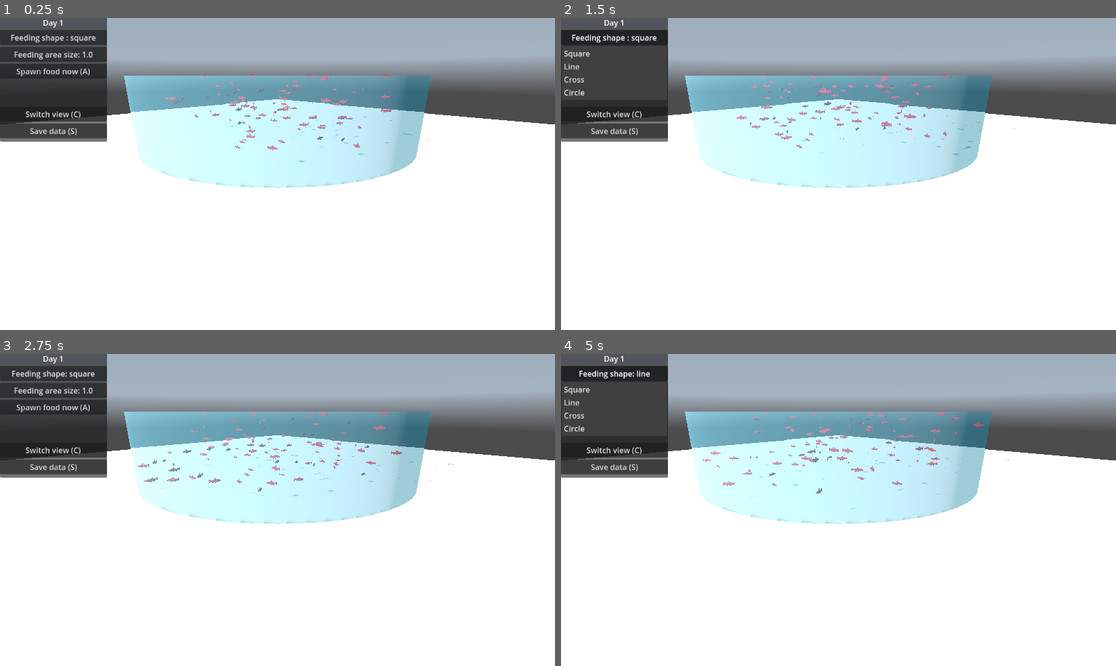
Above: before the commit, frames 1-4 (two rows, left to right).
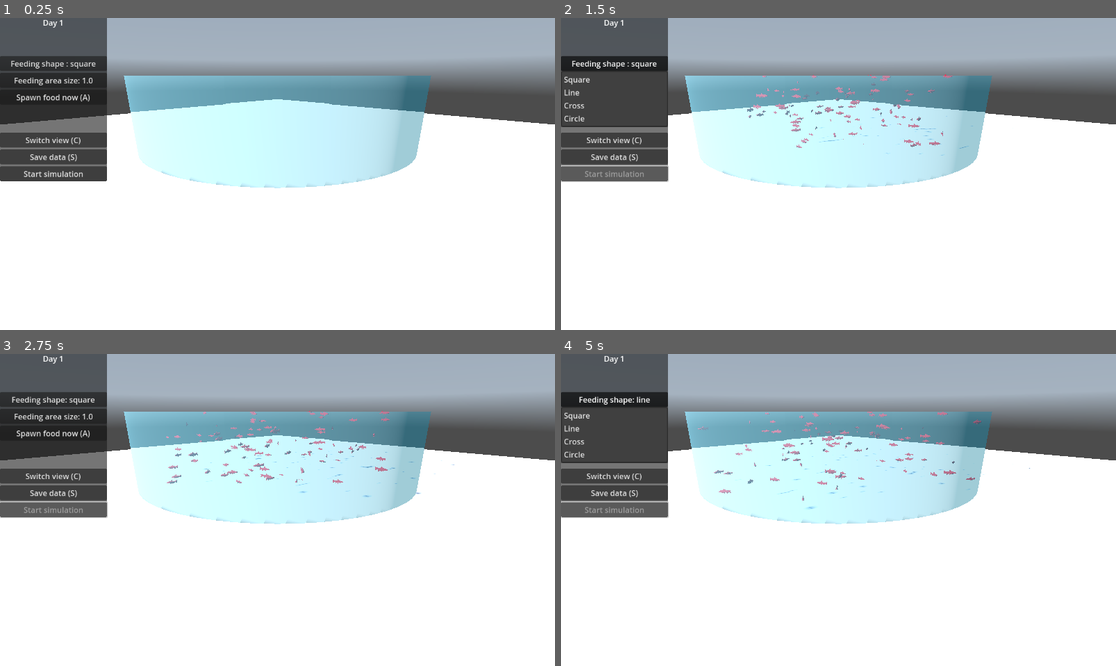
Above: after the commit, the same moments.

Repository: elegaanz/collective-behavior
Game: Godot game, scene res://Main.tscn
The game is run twice, just before and just after one commit, with the same random seed, the same clock (stepped at 60 frames per second) and the same inputs. A sky picture missing from this copy of the repository is replaced by a grey-blue gradient.
Inputs (mouse positions are in pixels of both pictures, inside the frame that each line leads up to):
- Up to frame 1 (0.25 s): no input
- Up to frame 2 (1.5 s): click (616, 174) at 0.5 s, where only the run after the commit has a clickable "Start simulation"; click "Feeding shape : square" at 1.25 s
- Up to frame 3 (2.75 s): click "Feeding area size: 1.0" at 2 s
- Up to frame 4 (5 s): click "Feeding shape: square" at 2.75 s; click "Spawn food now (A)" at 3.5 s; click "Feeding shape: line" at 4.25 s

The runs differ from the first frame. In frame 1, 6.1% of the frame differs, in the area x 0-78%, y 3-53%; in frame 2, 7.5%; in frame 3, 6.7%; in frame 4, 7.6%, in the area x 0-85%, y 3-53%.

Commit message:
Optional autostart

Diff:
--- a/Main.gd
+++ b/Main.gd
@@ -3,9 +3,9 @@
 @export var food_scene: PackedScene
 @export var fish_scene: PackedScene
 
-const SAVE_KEY = KEY_S
-
 var fish_data = []  # List to store fish data
+const AUTOSTART = false
+var started = AUTOSTART
 
 # Called when the node enters the scene tree for the first time.
 func _ready():
@@ -15,14 +15,16 @@
 	popup = get_node("PanelContainer/HFlowContainer/SizeMenu").get_popup()
 	popup.connect("id_pressed", _on_size_menu)
 
-	for _i in range(100):
-		spawn_fish()
+	if AUTOSTART:
+		_on_start_button_pressed()
 
 const FEEDING_PHASE_DURATION = 10.0
 var timer = 0.0
 var day = 1
 # Called every frame. 'delta' is the elapsed time since the previous frame.
 func _process(delta):
+	if !started:
+		return
 	timer += delta
 	if timer > FEEDING_PHASE_DURATION:
 		day += 1
@@ -154,3 +156,8 @@
 	var evt = InputEventAction.new()
 	evt.action = "save_fish"
 	Input.parse_input_event(evt)
+
+func _on_start_button_pressed():
+	get_node("PanelContainer/HFlowContainer/StartButton").disabled = true
+	for _i in range(100):
+		spawn_fish()
--- a/Main.tscn
+++ b/Main.tscn
@@ -67,9 +67,6 @@
 [node name="WorldEnvironment" type="WorldEnvironment" parent="."]
 environment = SubResource("Environment_v5v4x")
 
-[node name="Fish" parent="." instance=ExtResource("2_7ul0k")]
-transform = Transform3D(1, 0, 0, 0, 1, 0, 0, 0, 1, 0, 0.5, 0)
-
 [node name="PanelContainer" type="PanelContainer" parent="."]
 offset_top = -2.0
 offset_right = 222.0
@@ -82,6 +79,12 @@
 layout_mode = 2
 text = "Day 1"
 horizontal_alignment = 1
+
+[node name="ReferenceRect2" type="ReferenceRect" parent="PanelContainer/HFlowContainer"]
+custom_minimum_size = Vector2(0, 50)
+layout_mode = 2
+border_width = 0.0
+editor_only = false
 
 [node name="ShapeMenu" type="MenuButton" parent="PanelContainer/HFlowContainer"]
 layout_mode = 2
@@ -127,6 +130,11 @@
 layout_mode = 2
 text = "Save data (S)"
 
+[node name="StartButton" type="Button" parent="PanelContainer/HFlowContainer"]
+layout_mode = 2
+text = "Start simulation"
+
 [connection signal="pressed" from="PanelContainer/HFlowContainer/SpawnButton" to="." method="_on_spawn_button_pressed"]
 [connection signal="pressed" from="PanelContainer/HFlowContainer/CameraButton" to="." method="_on_camera_button_pressed"]
 [connection signal="pressed" from="PanelContainer/HFlowContainer/SaveButton" to="." method="_on_save_button_pressed"]
+[connection signal="pressed" from="PanelContainer/HFlowContainer/StartButton" to="." method="_on_start_button_pressed"]
